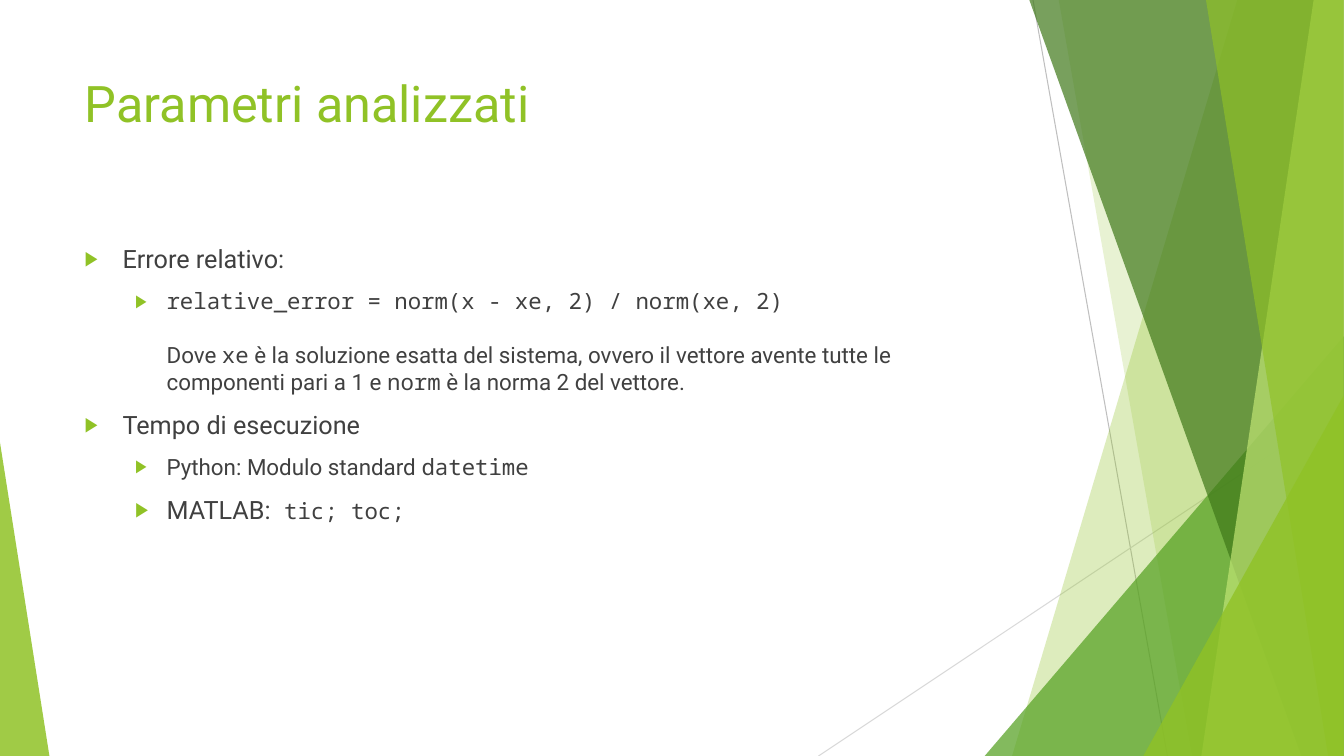
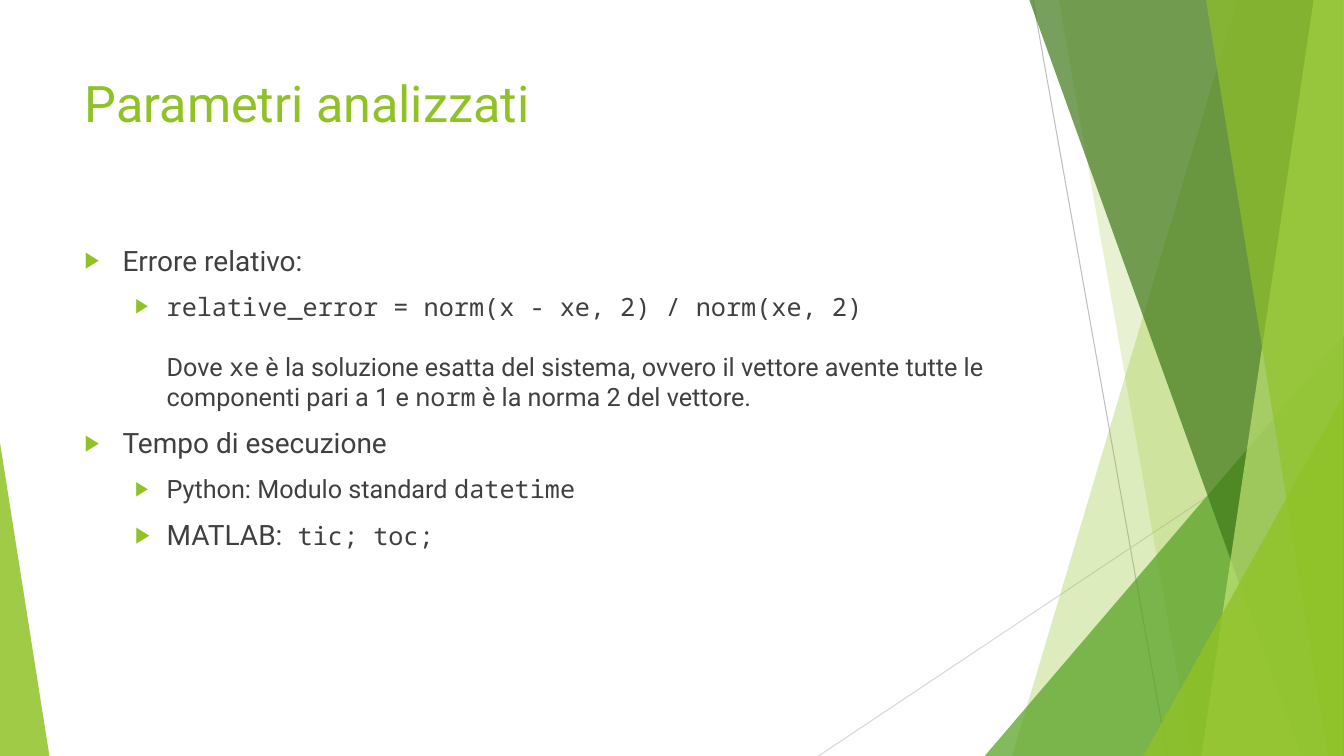
Before and after one commit to CostantiniMatteo/progetto-mcs, a slide deck: slide 9 of presentazione.pptx (slide 8 before the commit). Drawn at 1344x756 pixels with LibreOffice and Linux fonts; fonts in the diff are those of the drawing. Boxes give left, top, right and bottom in pixels: in the first picture for what was removed or moved away, otherwise in the second. Text is boxed around its words. In the diff, an @@ line names an element or a change of style, - is before the commit and + after.

```diff
--- a/presentazione.pptx
+++ b/presentazione.pptx
@@ text "Errore relativo:" at [123,250,983,549]: size 18 to 20 pt in "Errore relativo:", "Tempo di esecuzione", "MATLAB:"; size 16 to 18 pt in "relative_error = norm(x - xe, 2) / ...", "Python: Modulo standard datetime", "tic; toc;" @@
```
Also in this commit, not shown: 7 other slides changed, 3 slides added, 1 slide removed.
